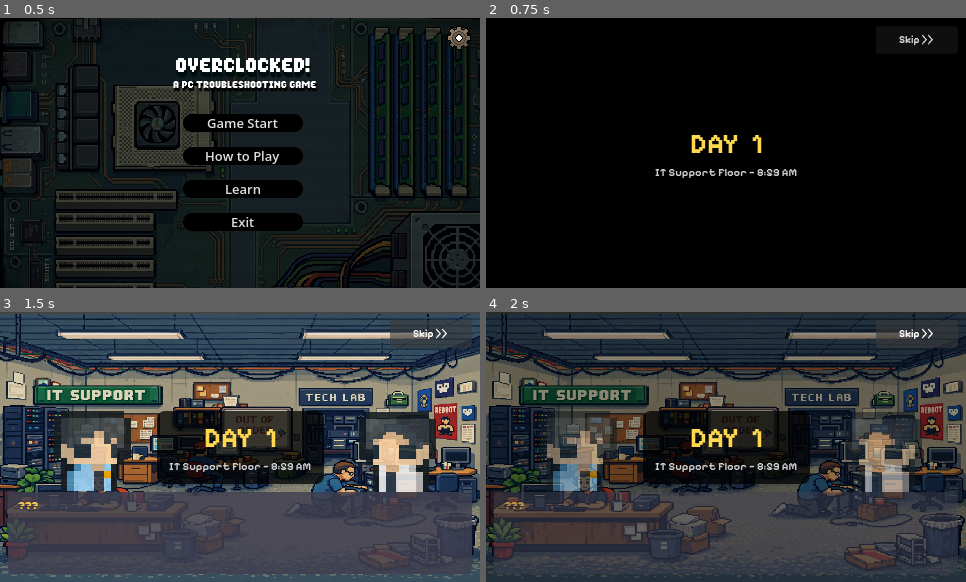
Above: before the commit, frames 1-4 (two rows, left to right).
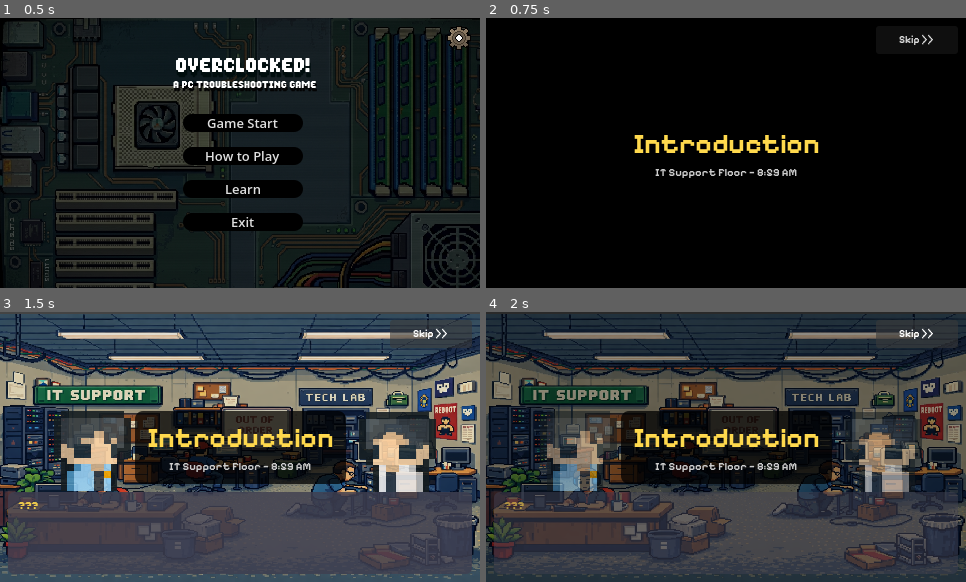
Above: after the commit, the same moments.

Repository: Raikosuu/Full-Tech-Panic_Public
Game: Godot game, scene res://scenes/main_menu.tscn
The game is run twice, just before and just after one commit, with the same random seed, the same clock (stepped at 60 frames per second) and the same inputs.
Inputs:
- Up to frame 1 (0.5 s): no input
- Up to frame 2 (0.75 s): click "Game Start" at 0.5 s
- Up to frame 3 (1.5 s): click "Skip >>" at 1.25 s
- Up to frame 4 (2 s): no input

Frame 1 is identical in both runs. In frame 2, 1.5% of the frame differs, in the area x 30-70%, y 43-50%; in frame 3, 3.7%, in the area x 28-73%, y 36-64%; in frame 4, 3.4%.

Commit message:
game now has an epilogue and goal set to 15

Diff:
--- /dev/null
+++ b/cutscenes/epilogue.tscn
@@ -0,0 +1,477 @@
+[gd_scene format=3 uid="uid://dppijtm6hdmjw"]
+
+[ext_resource type="Script" uid="uid://8qfbl0lxwsuh" path="res://scripts/epilogue.gd" id="1_iqdro"]
+[ext_resource type="Texture2D" uid="uid://du2epxqpgng6e" path="res://assets/IT_bg.png" id="2_rnp6b"]
+[ext_resource type="FontFile" uid="uid://castux4fucj02" path="res://assets/fonts/Pixelify_Sans/static/PixelifySans-Bold.ttf" id="3_w4swx"]
+[ext_resource type="FontFile" uid="uid://chkdc34o58e2w" path="res://assets/fonts/PixelGamer-Regular.otf" id="4_ojige"]
+[ext_resource type="AudioStream" uid="uid://lidvfokl7g86" path="res://sfx/creatorshome-video-game-text-330163.mp3" id="5_pfop7"]
+[ext_resource type="AudioStream" uid="uid://clijxu800jmu3" path="res://sfx/freesound_community-button-8-88355.mp3" id="6_4j1ar"]
+
+[sub_resource type="StyleBoxFlat" id="StyleBoxFlat_le04t"]
+content_margin_left = 12.0
+content_margin_top = 10.0
+content_margin_right = 12.0
+content_margin_bottom = 10.0
+bg_color = Color(0, 0, 0, 0.74300003)
+corner_radius_top_left = 8
+corner_radius_top_right = 8
+corner_radius_bottom_right = 8
+corner_radius_bottom_left = 8
+
+[sub_resource type="StyleBoxFlat" id="StyleBoxFlat_30x7o"]
+content_margin_left = 10.0
+content_margin_top = 10.0
+content_margin_right = 10.0
+content_margin_bottom = 10.0
+bg_color = Color(0.24780053, 0.24780053, 0.3133042, 0.943)
+corner_radius_top_left = 6
+corner_radius_top_right = 6
+corner_radius_bottom_right = 6
+corner_radius_bottom_left = 6
+
+[sub_resource type="Animation" id="Animation_30x7o"]
+length = 0.001
+tracks/0/type = "value"
+tracks/0/imported = false
+tracks/0/enabled = true
+tracks/0/path = NodePath("UI/Backdrop:modulate")
+tracks/0/interp = 1
+tracks/0/loop_wrap = true
+tracks/0/keys = {
+"times": PackedFloat32Array(0),
+"transitions": PackedFloat32Array(1),
+"update": 0,
+"values": [Color(1, 1, 1, 1)]
+}
+tracks/1/type = "value"
+tracks/1/imported = false
+tracks/1/enabled = true
+tracks/1/path = NodePath("UI/DialogueBox:modulate")
+tracks/1/interp = 1
+tracks/1/loop_wrap = true
+tracks/1/keys = {
+"times": PackedFloat32Array(0),
+"transitions": PackedFloat32Array(1),
+"update": 0,
+"values": [Color(1, 1, 1, 0)]
+}
+tracks/2/type = "value"
+tracks/2/imported = false
+tracks/2/enabled = true
+tracks/2/path = NodePath("UI/DialogueBox:pivot_offset")
+tracks/2/interp = 1
+tracks/2/loop_wrap = true
+tracks/2/keys = {
+"times": PackedFloat32Array(0),
+"transitions": PackedFloat32Array(1),
+"update": 0,
+"values": [Vector2(0, -80)]
+}
+tracks/3/type = "value"
+tracks/3/imported = false
+tracks/3/enabled = true
+tracks/3/path = NodePath("UI/DialogueBox:scale")
+tracks/3/interp = 1
+tracks/3/loop_wrap = true
+tracks/3/keys = {
+"times": PackedFloat32Array(0),
+"transitions": PackedFloat32Array(1),
+"update": 0,
+"values": [Vector2(1, 1)]
+}
+tracks/4/type = "value"
+tracks/4/imported = false
+tracks/4/enabled = true
+tracks/4/path = NodePath("UI/PortraitYou:modulate")
+tracks/4/interp = 1
+tracks/4/loop_wrap = true
+tracks/4/keys = {
+"times": PackedFloat32Array(0),
+"transitions": PackedFloat32Array(1),
+"update": 0,
+"values": [Color(1, 1, 1, 0)]
+}
+tracks/5/type = "value"
+tracks/5/imported = false
+tracks/5/enabled = true
+tracks/5/path = NodePath("UI/PortraitBoss:modulate")
+tracks/5/interp = 1
+tracks/5/loop_wrap = true
+tracks/5/keys = {
+"times": PackedFloat32Array(0),
+"transitions": PackedFloat32Array(1),
+"update": 0,
+"values": [Color(1, 1, 1, 0)]
+}
+
+[sub_resource type="Animation" id="Animation_le04t"]
+resource_name = "dialogue_slide_in"
+length = 0.35
+tracks/0/type = "value"
+tracks/0/imported = false
+tracks/0/enabled = true
+tracks/0/path = NodePath("UI/DialogueBox:modulate")
+tracks/0/interp = 1
+tracks/0/loop_wrap = true
+tracks/0/keys = {
+"times": PackedFloat32Array(0, 0.35),
+"transitions": PackedFloat32Array(1, 1),
+"update": 0,
+"values": [Color(1, 1, 1, 0), Color(1, 1, 1, 1)]
+}
+tracks/1/type = "value"
+tracks/1/imported = false
+tracks/1/enabled = true
+tracks/1/path = NodePath("UI/DialogueBox:pivot_offset")
+tracks/1/interp = 1
+tracks/1/loop_wrap = true
+tracks/1/keys = {
+"times": PackedFloat32Array(0, 0.35),
+"transitions": PackedFloat32Array(1, 1),
+"update": 0,
+"values": [Vector2(0, -80), Vector2(0, -90)]
+}
+tracks/2/type = "method"
+tracks/2/imported = false
+tracks/2/enabled = true
+tracks/2/path = NodePath(".")
+tracks/2/interp = 1
+tracks/2/loop_wrap = true
+tracks/2/keys = {
+"times": PackedFloat32Array(0.33333334),
+"transitions": PackedFloat32Array(1),
+"values": [{
+"args": [],
+"method": &"on_dialogue_ready"
+}]
+}
+tracks/3/type = "value"
+tracks/3/imported = false
+tracks/3/enabled = true
+tracks/3/path = NodePath("UI/PortraitYou:modulate")
+tracks/3/interp = 1
+tracks/3/loop_wrap = true
+tracks/3/keys = {
+"times": PackedFloat32Array(0, 0.35),
+"transitions": PackedFloat32Array(1, 1),
+"update": 0,
+"values": [Color(1, 1, 1, 0), Color(1, 1, 1, 0.8)]
+}
+tracks/4/type = "value"
+tracks/4/imported = false
+tracks/4/enabled = true
+tracks/4/path = NodePath("UI/PortraitBoss:modulate")
+tracks/4/interp = 1
+tracks/4/loop_wrap = true
+tracks/4/keys = {
+"times": PackedFloat32Array(0, 0.35),
+"transitions": PackedFloat32Array(1, 1),
+"update": 0,
+"values": [Color(1, 1, 1, 0), Color(1, 1, 1, 0.8)]
+}
+
+[sub_resource type="Animation" id="Animation_0g5x1"]
+resource_name = "intro_fade"
+length = 4.5
+tracks/0/type = "value"
+tracks/0/imported = false
+tracks/0/enabled = true
+tracks/0/path = NodePath("UI/Backdrop:modulate")
+tracks/0/interp = 1
+tracks/0/loop_wrap = true
+tracks/0/keys = {
+"times": PackedFloat32Array(0, 0.8, 1.5),
+"transitions": PackedFloat32Array(1, 1, 1),
+"update": 0,
+"values": [Color(1, 1, 1, 1), Color(1, 1, 1, 1), Color(1, 1, 1, 0)]
+}
+tracks/1/type = "method"
+tracks/1/imported = false
+tracks/1/enabled = true
+tracks/1/path = NodePath(".")
+tracks/1/interp = 1
+tracks/1/loop_wrap = true
+tracks/1/keys = {
+"times": PackedFloat32Array(3.5),
+"transitions": PackedFloat32Array(1),
+"values": [{
+"args": [],
+"method": &"show_dialogue"
+}]
+}
+tracks/2/type = "value"
+tracks/2/imported = false
+tracks/2/enabled = true
+tracks/2/path = NodePath("UI/PortraitYou:modulate")
+tracks/2/interp = 1
+tracks/2/loop_wrap = true
+tracks/2/keys = {
+"times": PackedFloat32Array(0, 4.5),
+"transitions": PackedFloat32Array(1, 1),
+"update": 0,
+"values": [Color(1, 1, 1, 0), Color(1, 1, 1, 0)]
+}
+tracks/3/type = "value"
+tracks/3/imported = false
+tracks/3/enabled = true
+tracks/3/path = NodePath("UI/PortraitBoss:modulate")
+tracks/3/interp = 1
+tracks/3/loop_wrap = true
+tracks/3/keys = {
+"times": PackedFloat32Array(0, 4.5),
+"transitions": PackedFloat32Array(1, 1),
+"update": 0,
+"values": [Color(1, 1, 1, 0), Color(1, 1, 1, 0)]
+}
+tracks/4/type = "value"
+tracks/4/imported = false
+tracks/4/enabled = true
+tracks/4/path = NodePath("UI/TitlePanel:modulate")
+tracks/4/interp = 1
+tracks/4/loop_wrap = true
+tracks/4/keys = {
+"times": PackedFloat32Array(0.5, 2.5, 3.2),
+"transitions": PackedFloat32Array(1, 1, 1),
+"update": 0,
+"values": [Color(1, 1, 1, 1), Color(1, 1, 1, 1), Color(1, 1, 1, 0)]
+}
+
+[sub_resource type="Animation" id="Animation_y30ld"]
+resource_name = "line_pop"
+length = 0.15
+tracks/0/type = "value"
+tracks/0/imported = false
+tracks/0/enabled = true
+tracks/0/path = NodePath("UI/DialogueBox:scale")
+tracks/0/interp = 1
+tracks/0/loop_wrap = true
+tracks/0/keys = {
+"times": PackedFloat32Array(0, 0.07, 0.15),
+"transitions": PackedFloat32Array(1, 1, 1),
+"update": 0,
+"values": [Vector2(1, 1), Vector2(1.01, 0.98), Vector2(1, 1)]
+}
+
+[sub_resource type="Animation" id="Animation_ojphu"]
+resource_name = "outro_fade"
+length = 1.8
+tracks/0/type = "value"
+tracks/0/imported = false
+tracks/0/enabled = true
+tracks/0/path = NodePath("UI/Backdrop:modulate")
+tracks/0/interp = 1
+tracks/0/loop_wrap = true
+tracks/0/keys = {
+"times": PackedFloat32Array(0, 1.5),
+"transitions": PackedFloat32Array(1, 1),
+"update": 0,
+"values": [Color(1, 1, 1, 0), Color(1, 1, 1, 1)]
+}
+tracks/1/type = "method"
+tracks/1/imported = false
+tracks/1/enabled = true
+tracks/1/path = NodePath(".")
+tracks/1/interp = 1
+tracks/1/loop_wrap = true
+tracks/1/keys = {
+"times": PackedFloat32Array(1.8),
+"transitions": PackedFloat32Array(1),
+"values": [{
+"args": [],
+"method": &"go_to_game"
+}]
+}
+tracks/2/type = "value"
+tracks/2/imported = false
+tracks/2/enabled = true
+tracks/2/path = NodePath("UI/PortraitYou:modulate")
+tracks/2/interp = 1
+tracks/2/loop_wrap = true
+tracks/2/keys = {
+"times": PackedFloat32Array(0, 1.5),
+"transitions": PackedFloat32Array(1, 1),
+"update": 0,
+"values": [Color(1, 1, 1, 1), Color(1, 1, 1, 0)]
+}
+tracks/3/type = "value"
+tracks/3/imported = false
+tracks/3/enabled = true
+tracks/3/path = NodePath("UI/PortraitBoss:modulate")
+tracks/3/interp = 1
+tracks/3/loop_wrap = true
+tracks/3/keys = {
+"times": PackedFloat32Array(0, 1.5),
+"transitions": PackedFloat32Array(1, 1),
+"update": 0,
+"values": [Color(1, 1, 1, 1), Color(1, 1, 1, 0)]
+}
+tracks/4/type = "value"
+tracks/4/imported = false
+tracks/4/enabled = true
+tracks/4/path = NodePath("UI/DialogueBox:modulate")
+tracks/4/interp = 1
+tracks/4/loop_wrap = true
+tracks/4/keys = {
+"times": PackedFloat32Array(0, 1.5),
+"transitions": PackedFloat32Array(1, 1),
+"update": 0,
+"values": [Color(1, 1, 1, 1), Color(1, 1, 1, 0)]
+}
+
+[sub_resource type="AnimationLibrary" id="AnimationLibrary_ojphu"]
+_data = {
+&"RESET": SubResource("Animation_30x7o"),
+&"dialogue_slide_in": SubResource("Animation_le04t"),
+&"intro_fade": SubResource("Animation_0g5x1"),
+&"line_pop": SubResource("Animation_y30ld"),
+&"outro_fade": SubResource("Animation_ojphu")
+}
+
+[node name="Epilogue" type="Node2D" unique_id=1965087689]
+script = ExtResource("1_iqdro")
+
+[node name="Background" type="Sprite2D" parent="." unique_id=1390812207]
+position = Vector2(240, 136.25)
+scale = Vector2(0.3125, 0.26123047)
+texture = ExtResource("2_rnp6b")
+
+[node name="UI" type="CanvasLayer" parent="." unique_id=1535867570]
+layer = 10
+
+[node name="Backdrop" type="ColorRect" parent="UI" unique_id=1610236107]
+anchors_preset = 15
+anchor_right = 1.0
+anchor_bottom = 1.0
+grow_horizontal = 2
+grow_vertical = 2
+color = Color(0, 0, 0, 1)
+
+[node name="TitlePanel" type="PanelContainer" parent="UI" unique_id=292225116]
+anchors_preset = 8
+anchor_left = 0.5
+anchor_top = 0.5
+anchor_right = 0.5
+anchor_bottom = 0.5
+offset_left = -71.5
+offset_top = -26.5
+offset_right = 71.5
+offset_bottom = 26.5
+grow_horizontal = 2
+grow_vertical = 2
+theme_override_styles/panel = SubResource("StyleBoxFlat_le04t")
+
+[node name="TitleCard" type="VBoxContainer" parent="UI/TitlePanel" unique_id=1307462113]
+layout_mode = 2
+
+[node name="DayLabel" type="Label" parent="UI/TitlePanel/TitleCard" unique_id=1222712008]
+layout_mode = 2
+theme_override_colors/font_color = Color(1, 0.85, 0.3, 1)
+theme_override_fonts/font = ExtResource("3_w4swx")
+theme_override_font_sizes/font_size = 28
+text = "Epilogue"
+horizontal_alignment = 1
+
+[node name="SubLabel" type="Label" parent="UI/TitlePanel/TitleCard" unique_id=1098478011]
+layout_mode = 2
+theme_override_colors/font_color = Color(0.8, 0.8, 0.8, 1)
+theme_override_fonts/font = ExtResource("3_w4swx")
+theme_override_font_sizes/font_size = 11
+text = "IT Support Floor — 5:00 PM"
+horizontal_alignment = 1
+
+[node name="DialogueBox" type="PanelContainer" parent="UI" unique_id=2026043041]
+modulate = Color(1, 1, 1, 0)
+anchors_preset = 12
+anchor_top = 1.0
+anchor_right = 1.0
+anchor_bottom = 1.0
+offset_left = 8.0
+offset_top = -90.0
+offset_right = -8.0
+offset_bottom = -8.0
+pivot_offset = Vector2(0, -80)
+theme_override_styles/panel = SubResource("StyleBoxFlat_30x7o")
+
+[node name="VBox" type="VBoxContainer" parent="UI/DialogueBox" unique_id=1388399799]
+layout_mode = 2
+size_flags_horizontal = 3
+theme_override_constants/separation = 4
+
+[node name="SpeakerName" type="Label" parent="UI/DialogueBox/VBox" unique_id=69940905]
+layout_mode = 2
+theme_override_colors/font_color = Color(1, 0.85, 0.3, 1)
+theme_override_fonts/font = ExtResource("4_ojige")
+theme_override_font_sizes/font_size = 10
+text = "???"
+
+[node name="DialogueText" type="RichTextLabel" parent="UI/DialogueBox/VBox" unique_id=238090480]
+layout_mode = 2
+size_flags_vertical = 3
+theme_override_colors/default_color = Color(0.9, 0.9, 0.9, 1)
+theme_override_fonts/normal_font = ExtResource("3_w4swx")
+theme_override_font_sizes/normal_font_size = 9
+bbcode_enabled = true
+fit_content = true
+
+[node name="PromptLabel" type="Label" parent="UI/DialogueBox/VBox" unique_id=1751455257]
+layout_mode = 2
+theme_override_colors/font_color = Color(0.5, 0.5, 0.6, 1)
+theme_override_fonts/font = ExtResource("4_ojige")
+theme_override_font_sizes/font_size = 7
+text = "[ Tap To Continue ]"
+horizontal_alignment = 2
+
+[node name="PortraitYou" type="TextureRect" parent="UI" unique_id=237638292]
+modulate = Color(1, 1, 1, 0)
+anchors_preset = -1
+anchor_top = 1.0
+anchor_bottom = 1.0
+offset_left = 54.0
+offset_top = -171.0
+offset_right = 134.0
+offset_bottom = -91.0
+grow_vertical = 0
+stretch_mode = 5
+
+[node name="PortraitBoss" type="TextureRect" parent="UI" unique_id=612389880]
+modulate = Color(1, 1, 1, 0)
+anchors_preset = -1
+anchor_left = 1.0
+anchor_top = 1.0
+anchor_right = 1.0
+anchor_bottom = 1.0
+offset_left = -124.0
+offset_top = -170.0
+offset_right = -44.0
+offset_bottom = -90.0
+grow_horizontal = 0
+grow_vertical = 0
+stretch_mode = 5
+
+[node name="SkipButton" type="Button" parent="UI" unique_id=794895171]
+anchors_preset = -1
+anchor_left = 1.0
+anchor_right = 1.0
+offset_left = -90.0
+offset_top = 8.0
+offset_right = -8.0
+offset_bottom = 36.0
+grow_horizontal = 0
+theme_override_colors/font_color = Color(0.85490197, 0.85490197, 0.85490197, 1)
+theme_override_colors/font_hover_color = Color(1, 1, 1, 1)
+theme_override_fonts/font = ExtResource("3_w4swx")
+theme_override_font_sizes/font_size = 10
+text = "Skip >>"
+
+[node name="AnimationPlayer" type="AnimationPlayer" parent="." unique_id=57600444]
+libraries/ = SubResource("AnimationLibrary_ojphu")
+
+[node name="TypingSound" type="AudioStreamPlayer" parent="." unique_id=1158765362]
+stream = ExtResource("5_pfop7")
+volume_db = -6.0
+bus = &"SFX"
+
+[node name="AdvanceSound" type="AudioStreamPlayer" parent="." unique_id=658476334]
+stream = ExtResource("6_4j1ar")
+volume_db = -6.0
+bus = &"SFX"
--- a/cutscenes/prologue.tscn
+++ b/cutscenes/prologue.tscn
@@ -368,7 +368,7 @@
 theme_override_colors/font_color = Color(1, 0.85, 0.3, 1)
 theme_override_fonts/font = ExtResource("2_y30ld")
 theme_override_font_sizes/font_size = 28
-text = "DAY  1"
+text = "Introduction"
 horizontal_alignment = 1
 
 [node name="SubLabel" type="Label" parent="UI/TitlePanel/TitleCard" unique_id=1098478011]
--- a/scenes/game_scene.tscn
+++ b/scenes/game_scene.tscn
@@ -2583,7 +2583,7 @@
 
 [node name="game_scene" type="Node2D" unique_id=1662599829]
 script = ExtResource("1_b5spy")
-npcs_to_win = 15
+npcs_to_win = 1
 
 [node name="ground" type="TileMapLayer" parent="." unique_id=1824960529]
 position = Vector2(236, 137)
--- /dev/null
+++ b/scripts/epilogue.gd
@@ -0,0 +1,204 @@
+extends Node2D
+## Epilogue — End of shift cutscene
+
+const PORTRAITS: Dictionary = {
+	"You":  "res://assets/portraits/portrait_you.png",
+	"Boss": "res://assets/portraits/portrait_boss.png",
+}
+
+const SCRIPT: Array[Dictionary] = [
+	{
+		"speaker": "Boss",
+		"color":   Color(1.0, 0.6, 0.2),
+		"text":    "That's the last of them.\nI genuinely did not think you'd pull it off."
+	},
+	{
+		"speaker": "You",
+		"color":   Color(0.4, 0.8, 1.0),
+		"text":    "...Thanks. I think."
+	},
+	{
+		"speaker": "Boss",
+		"color":   Color(1.0, 0.6, 0.2),
+		"text":    "Queue's [color=#44ff88]cleared.[/color]\nNo marks on your record.\nEven the stapler guy got his cable fixed."
+	},
+	{
+		"speaker": "You",
+		"color":   Color(0.4, 0.8, 1.0),
+		"text":    "So... same time tomorrow?"
+	},
+	{
+		"speaker": "Boss",
+		"color":   Color(1.0, 0.6, 0.2),
+		"text":    "We've already got [color=#ff9933]31 new tickets.[/color]\nGet some sleep."
+	},
+]
+
+@onready var anim:           AnimationPlayer   = $AnimationPlayer
+@onready var backdrop:       ColorRect         = $UI/Backdrop
+@onready var title_card:     Node              = $UI/TitlePanel
+@onready var dialogue_box:   PanelContainer    = $UI/DialogueBox
+@onready var speaker_name:   Label             = $UI/DialogueBox/VBox/SpeakerName
+@onready var dialogue_text:  RichTextLabel     = $UI/DialogueBox/VBox/DialogueText
+@onready var prompt_label:   Label             = $UI/DialogueBox/VBox/PromptLabel
+@onready var portrait_you:   TextureRect       = $UI/PortraitYou
+@onready var portrait_boss:  TextureRect       = $UI/PortraitBoss
+@onready var skip_button:    Button            = $UI/SkipButton
+@onready var typing_sound:   AudioStreamPlayer = $TypingSound
+@onready var advance_sound:  AudioStreamPlayer = $AdvanceSound
+
+const ALPHA_ACTIVE:   float = 1.0
+const ALPHA_INACTIVE: float = 0.8
+const TWEEN_SPEED:    float = 0.25
+
+var _line_index:      int    = 0
+var _typing:          bool   = false
+var _full_text:       String = ""
+var _visible_chars:   int    = 0
+var _type_timer:      float  = 0.0
+const TYPE_SPEED:     float  = 0.03
+var _waiting_advance: bool   = false
+var _epilogue_done:   bool   = false
+var _title_shown:     bool   = false
+var _prompt_tween:    Tween  = null
+
+func _ready() -> void:
+	# Reuse your existing BGM or swap to an ending track
+	var bgm = load("res://sfx/freesound_community-gamemusic-6082.mp3") as AudioStream
+	BGMManager.play(bgm, -10.0)
+	skip_button.pressed.connect(_on_skip_pressed)
+	prompt_label.modulate.a  = 0.0
+	dialogue_box.modulate.a  = 0.0
+	title_card.modulate.a    = 0.0
+	portrait_you.modulate.a  = ALPHA_INACTIVE
+	portrait_boss.modulate.a = ALPHA_INACTIVE
+
+	_load_portrait(portrait_you,  "You")
+	_load_portrait(portrait_boss, "Boss")
+	portrait_boss.flip_h = true
+
+	dialogue_box.gui_input.connect(_on_dialogue_box_input)
+	anim.play("intro_fade")
+
+func _load_portrait(rect: TextureRect, speaker: String) -> void:
+	var path: String = PORTRAITS.get(speaker, "")
+	if path != "" and ResourceLoader.exists(path):
+		rect.texture = load(path)
+
+func _process(delta: float) -> void:
+	if not _typing:
+		return
+	_type_timer += delta
+	while _type_timer >= TYPE_SPEED and _visible_chars < _full_text.length():
+		_type_timer -= TYPE_SPEED
+		_visible_chars += 1
+		dialogue_text.visible_characters = _visible_chars
+	if _visible_chars >= _full_text.length():
+		_typing          = false
+		_waiting_advance = true
+		typing_sound.stop()
+		_blink_prompt(true)
+
+func _input(event: InputEvent) -> void:
+	if _epilogue_done or not _title_shown:
+		return
+	var advance := false
+	if event is InputEventKey and event.pressed and not event.echo:
+		if event.keycode in [KEY_SPACE, KEY_ENTER, KEY_Z]:
+			advance = true
+	if event is InputEventMouseButton and event.pressed and event.button_index == MOUSE_BUTTON_LEFT:
+		advance = true
+	if advance:
+		_try_advance()
+
+func _on_dialogue_box_input(event: InputEvent) -> void:
+	if event is InputEventMouseButton and event.pressed and event.button_index == MOUSE_BUTTON_LEFT:
+		_try_advance()
+		get_viewport().set_input_as_handled()
+
+func _try_advance() -> void:
+	if _epilogue_done or not _title_shown:
+		return
+	if _typing:
+		_visible_chars = _full_text.length()
+		dialogue_text.visible_characters = _visible_chars
+		_typing          = false
+		_waiting_advance = true
+		typing_sound.stop()
+		_blink_prompt(true)
+		return
+	if _waiting_advance:
+		_waiting_advance = false
+		_blink_prompt(false)
+		advance_sound.play()
+		_line_index += 1
+		if _line_index >= SCRIPT.size():
+			_end_epilogue()
+		else:
+			_show_line(_line_index)
+
+func show_dialogue() -> void:
+	_title_shown = true
+	anim.play("dialogue_slide_in")
+
+func on_dialogue_ready() -> void:
+	await get_tree().process_frame
+	await get_tree().process_frame
+	_show_line(0)
+
+func _show_line(index: int) -> void:
+	var entry: Dictionary = SCRIPT[index]
+	var speaker: String   = entry["speaker"]
+	var is_boss: bool     = speaker == "Boss"
+
+	speaker_name.text = speaker
+	speaker_name.add_theme_color_override("font_color", entry["color"])
+	speaker_name.horizontal_alignment  = HORIZONTAL_ALIGNMENT_RIGHT if is_boss else HORIZONTAL_ALIGNMENT_LEFT
+	dialogue_text.horizontal_alignment = HORIZONTAL_ALIGNMENT_RIGHT if is_boss else HORIZONTAL_ALIGNMENT_LEFT
+
+	_tween_alpha(portrait_you,  ALPHA_INACTIVE if is_boss else ALPHA_ACTIVE)
+	_tween_alpha(portrait_boss, ALPHA_ACTIVE   if is_boss else ALPHA_INACTIVE)
+
+	_full_text = entry["text"]
+	dialogue_text.visible_characters = 0
+	dialogue_text.text = ""
+	dialogue_text.text = _full_text
+	dialogue_text.visible_characters = 0
+
+	_visible_chars = 0
+	_type_timer    = 0.0
+	_typing        = true
+	typing_sound.play()
+	anim.play("line_pop")
+
+func _tween_alpha(node: TextureRect, target_alpha: float) -> void:
+	var t := create_tween()
+	t.tween_property(node, "modulate:a", target_alpha, TWEEN_SPEED)\
+	 .set_ease(Tween.EASE_OUT).set_trans(Tween.TRANS_SINE)
+
+func _blink_prompt(on: bool) -> void:
+	if _prompt_tween:
+		_prompt_tween.kill()
+		_prompt_tween = null
+	if on:
+		_prompt_tween = create_tween().set_loops()
+		_prompt_tween.tween_property(prompt_label, "modulate:a", 0.0, 0.5)
+		_prompt_tween.tween_property(prompt_label, "modulate:a", 1.0, 0.5)
+	else:
+		prompt_label.modulate.a = 0.0
+
+func _end_epilogue() -> void:
+	_epilogue_done = true
+	_blink_prompt(false)
+	anim.play("outro_fade")
+
+func _on_skip_pressed() -> void:
+	if _epilogue_done:
+		return
+	_epilogue_done = true
+	_blink_prompt(false)
+	anim.play("outro_fade")
+
+func go_to_game() -> void:
+	# Point to your actual win/credits screen, or main menu
+	get_tree().change_scene_to_file("res://scenes/main_menu.tscn")
--- a/scripts/game_scene.gd
+++ b/scripts/game_scene.gd
@@ -33,5 +33,4 @@
 
 func _on_game_won() -> void:
 	# Load your win screen here — swap path to your actual scene
-	var win = load("res://scenes/win_screen.tscn").instantiate()
-	get_tree().root.add_child(win)
+	get_tree().change_scene_to_file("res://cutscenes/epilogue.tscn")
Not shown, added: scripts/epilogue.gd.uid
